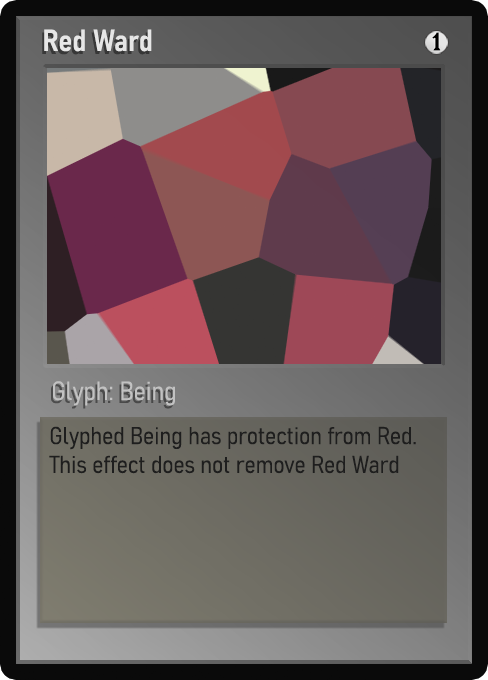
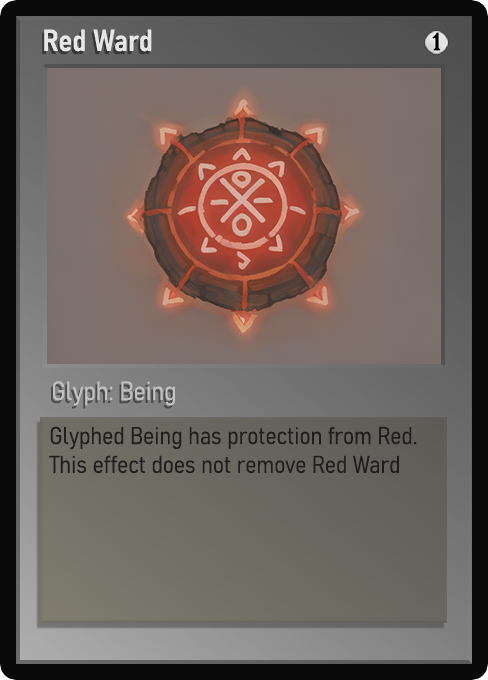
Before/after of a 488 × 680 layered artwork. What changed in the layer stack:
painted on "Name" over left=51, top=33, right=145, bottom=52
painted on "Class" over left=53, top=381, right=175, bottom=406
painted on "Desc_norm" over left=52, top=426, right=417, bottom=474
painted on "Artwork" over left=47, top=68, right=441, bottom=364
